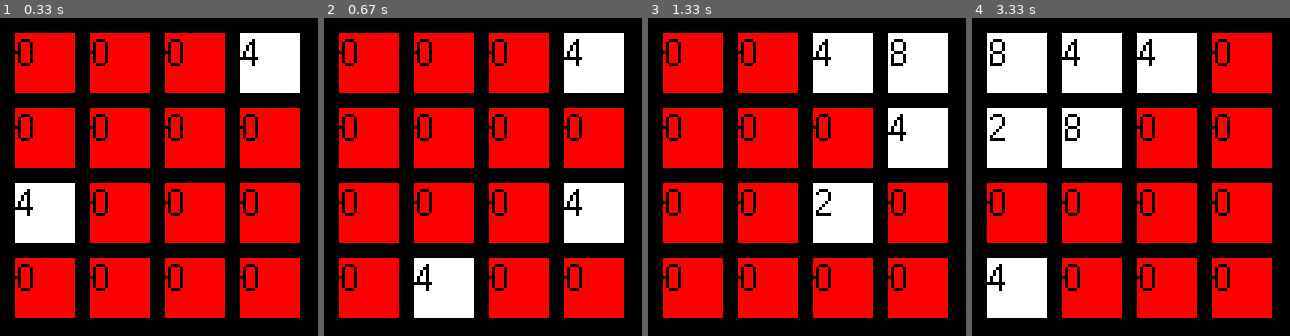
Above: before the commit, frames 1-4 (left to right).
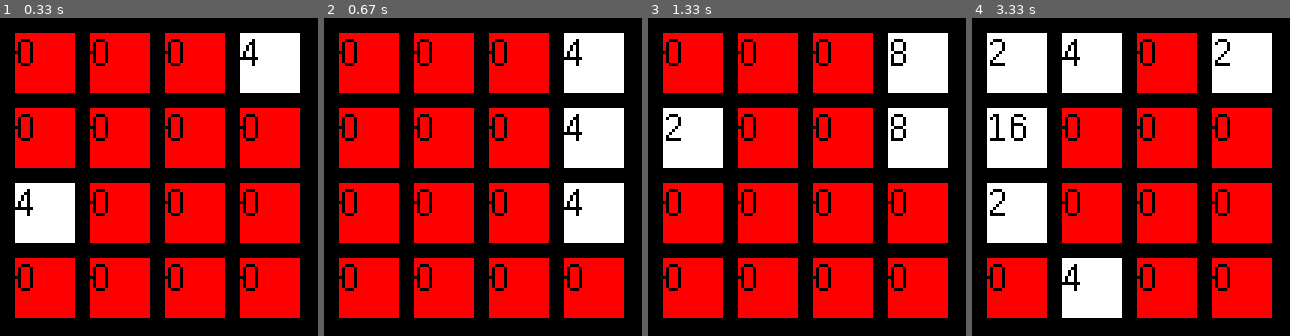
Above: after the commit, the same moments.

Repository: VidishaShah29/pygames
Game: pygame game, started from 2048/2048_game.py
The game is run twice, just before and just after one commit, with the same random seed, the same clock (stepped at 60 frames per second) and the same inputs.
Inputs:
- Up to frame 1 (0.33 s): no input
- Up to frame 2 (0.67 s): hold Right from 0.33 s (still down)
- Up to frame 3 (1.33 s): release Right at 0.8 s; hold Up 0.83-1.13 s; hold Right from 1.17 s (still down)
- Up to frame 4 (3.33 s): release Right at 1.63 s; hold Left 1.67-2.2 s; hold Down 2.23-2.53 s; hold Left 2.57-2.97 s; hold Up from 3 s (still down)

Frame 1 is identical in both runs. In frame 2, 7.0% of the frame differs, in the area x 28-95%, y 28-95%; in frame 3, 11%; in frame 4, 21%, in the area x 4-95%, y 4-95%.

Commit message:
added last_random_tile_index property

Diff:
--- a/2048/board.py
+++ b/2048/board.py
@@ -23,6 +23,7 @@
 
         self.__random_tile_values = self.__tile_values[self.__tile_values <= max_random_value]
         self.__matrix = self.__get_init_matrix(width, height)
+        self.__last_random_tile_index = None
 
     @property
     def matrix(self):
@@ -39,6 +40,14 @@
         """
 
         return self.matrix.shape
+
+    @property
+    def last_random_tile_index(self):
+        """
+        :return: last inserted random tile index tuple: (row, column)
+        """
+
+        return self.__last_random_tile_index
 
     def __get_init_matrix(self, width, height):
         """
@@ -168,8 +177,9 @@
         zero_indexes = np.where(self.matrix == 0)
 
         if len(zero_indexes[0]):
-            zero_indexes = list(zip(zero_indexes[0], zero_indexes[1]))
-            self.matrix[random_choice(zero_indexes)] = np.random.choice(self.__random_tile_values)
+            random_zero_index = random_choice(list(zip(zero_indexes[0], zero_indexes[1])))
+            self.matrix[random_zero_index] = np.random.choice(self.__random_tile_values)
+            self.__last_random_tile_index = random_zero_index
             return True
         else:
             return False
